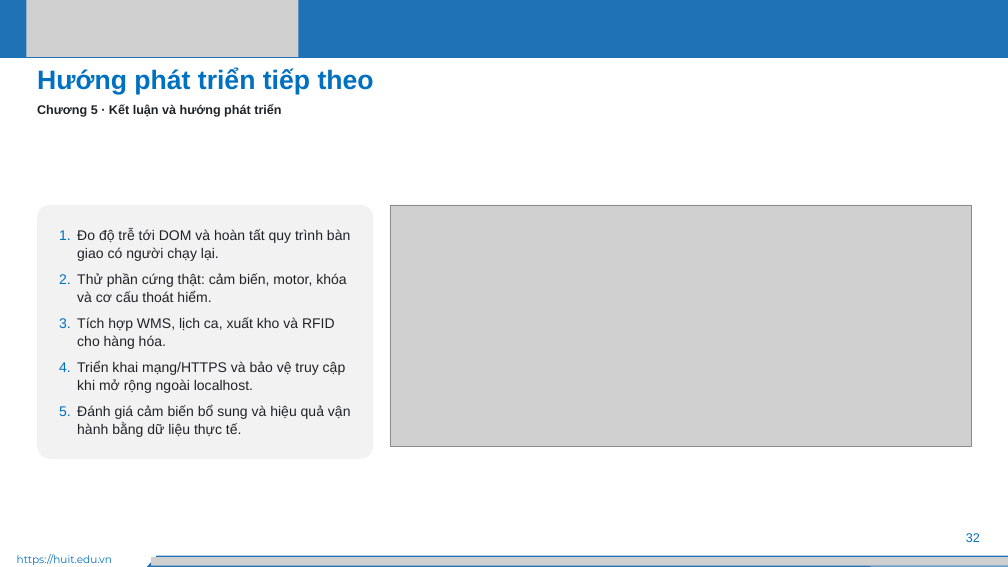
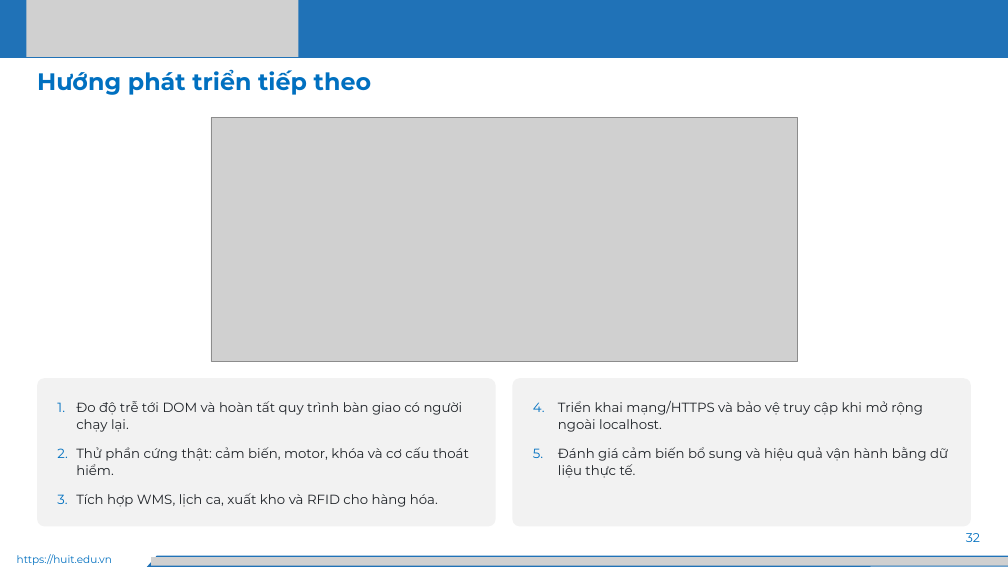
Before and after one commit to Huuloc123456/khoguard-iot, a slide deck: slide 32 of docs/slides/KhoGuard-thuyet-trinh.pptx. Drawn at 1008x567 pixels with LibreOffice and Linux fonts; fonts in the diff are those of the drawing; grey boxes stand for pictures. Boxes give left, top, right and bottom in pixels: in the first picture for what was removed or moved away, otherwise in the second. Text is boxed around its words. In the diff, an @@ line names an element or a change of style, - is before the commit and + after.

```diff
--- a/docs/slides/KhoGuard-thuyet-trinh.pptx
+++ b/docs/slides/KhoGuard-thuyet-trinh.pptx
@@ text "Hướng phát triển tiếp theo" at box(37, 69, 371, 95): size 38 to 34 pt, font Arial to Montserrat @@
@@ text removed at box(37, 104, 281, 117) @@
-Chương 5 · Kết luận và hướng phát triển
@@ picture: place and size @@
-picture at box(390, 205, 971, 446)
+picture at box(211, 117, 797, 361)
@@ rounded rectangle "Đo độ trễ tới DOM ...": place and size @@
-rounded rectangle "Đo độ trễ tới DOM ..." at box(37, 205, 373, 459)
+rounded rectangle "Đo độ trễ tới DOM ..." at box(37, 378, 496, 526)
@@ rounded rectangle "Đo độ trễ tới DOM ..." at box(37, 378, 496, 526): size 20 to 19 pt, font Arial to Montserrat; indent changed; line spacing 1.08 to 1.1; more space between paragraphs @@
@@ text in rounded rectangle at box(77, 361, 351, 437): paragraphs removed @@
-4. Triển khai mạng/HTTPS và bảo vệ truy cập khi mở rộng ngoài localhost.
-5. Đánh giá cảm biến bổ sung và hiệu quả vận hành bằng dữ liệu thực tế.
@@ rounded rectangle added at box(513, 378, 971, 526), fill #F2F2F2, 19 pt, text #1F2328 @@
+4. Triển khai mạng/HTTPS và bảo vệ truy cập khi mở rộng ngoài localhost.
+5. Đánh giá cảm biến bổ sung và hiệu quả vận hành bằng dữ liệu thực tế.
@@ text "32" at box(966, 533, 980, 542): font Arial to Montserrat @@
```
Also in this commit, not shown: 32 other slides changed, 7 other files.
